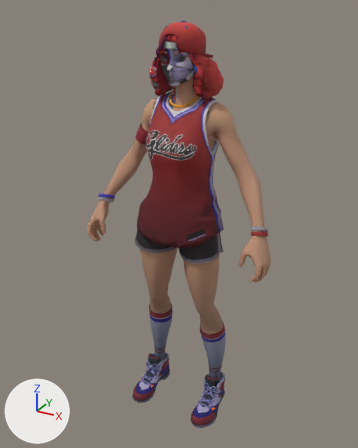
Two versions of the glTF model assets/imported/f_triplethreat_a.glb, one commit apart.
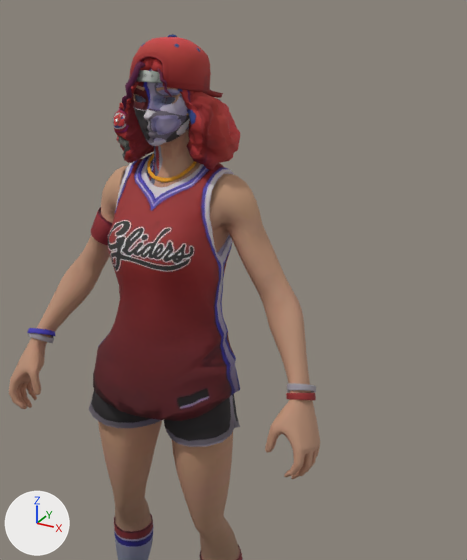
Each version is shown whole from a camera (50 mm lens) standing at (0.985, -1.815, 1.901) and looking at (-0.023, 0.017, 0.985), then close up on the part from 23% to 100% of the width and 0% to 74% of the height. Arrows for +X, +Y and +Z are at lower left; the lights stay in place. The last two pictures show the newer version. Where no turn or scale is listed for an object, it has been applied to the vertices. Vertices at exactly the same position are counted once.

Names of what the first close-up shows: 'F_MED_Street_Basketball_01_Export_LOD0.mo', 'F_MED_Street_Basketball_01_Export_LOD0.mo.002'.
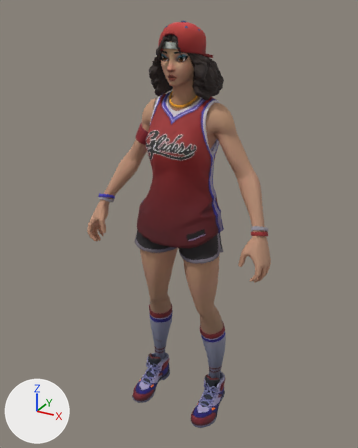
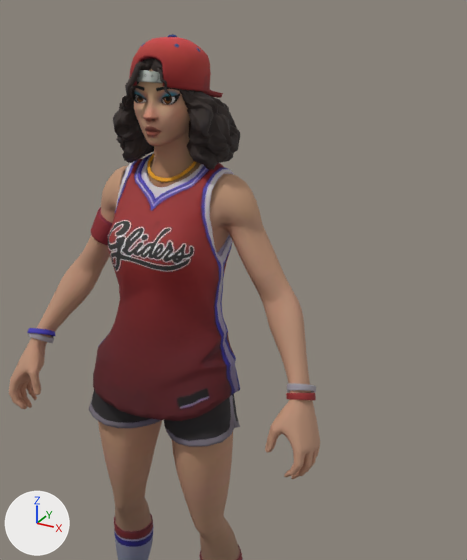
Changed parts and their boxes [x1, y1, x2, y2] in the close-ups (467 x 560 px):
part 1 of me_f_med_street_basketball_01_export_lod0_md, recoloured
    both: [133, 69, 201, 187]
part 2 of me_f_med_street_basketball_01_export_lod0_md_002, recoloured (red to black)
    both: [113, 58, 240, 170]

Diff of the bpy script that builds the scene:
```diff
--- a/assets/imported/f_triplethreat_a.glb.py
+++ b/assets/imported/f_triplethreat_a.glb.py
@@ img_runtime_hair_f_med_street_basketball_n_png_gl @@
+img_runtime_hair_f_med_street_basketball_n_png_gl = load_image('runtime_Hair_F_MED_Street_Basketball_n_png_gl', '_unpacked/runtime_Hair_F_MED_Street_Basketball_n_png_gl', 768, 768, 'Non-Color')
@@ img_runtime_hair_f_med_street_basketball_d_png @@
+img_runtime_hair_f_med_street_basketball_d_png = load_image('runtime_Hair_F_MED_Street_Basketball_d_png', '_unpacked/runtime_Hair_F_MED_Street_Basketball_d_png', 1024, 1024, 'sRGB')
@@ img_runtime_t_f_cobrablk_head_d_png_001 @@
+img_runtime_t_f_cobrablk_head_d_png_001 = load_image('runtime_T_F_CobraBlk_Head_D_png_001', '_unpacked/runtime_T_F_CobraBlk_Head_D_png_001', 1024, 512, 'sRGB')
@@ img_runtime_t_f_cobrablk_head_n_png_001_gl @@
+img_runtime_t_f_cobrablk_head_n_png_001_gl = load_image('runtime_T_F_CobraBlk_Head_N_png_001_gl', '_unpacked/runtime_T_F_CobraBlk_Head_N_png_001_gl', 768, 384, 'Non-Color')
@@ mat_f_med_streetbasketball_hair_portable_0 @@
+mat_f_med_streetbasketball_hair_portable_0 = bpy.data.materials.new('F_MED_StreetBasketball_hair_portable_0')
+# uses the picture img_runtime_hair_f_med_street_basketball_d_png
+# uses the picture img_runtime_hair_f_med_street_basketball_n_png_gl
@@ mat_f_med_cobrablk_head_portable_0 @@
+mat_f_med_cobrablk_head_portable_0 = bpy.data.materials.new('F_MED_CobraBlK_Head_portable_0')
+# uses the picture img_runtime_t_f_cobrablk_head_d_png_001
+# uses the picture img_runtime_t_f_cobrablk_head_n_png_001_gl
@@ me_f_med_street_basketball_01_export_lod0_md @@
 me_f_med_street_basketball_01_export_lod0_md.from_pydata(...)  # 8860 vertices, 17418 faces; spans x -0.45..0.45, y -0.15..0.17, z 0.0..1.82
 # used by ob_f_med_street_basketball_01_export_lod0_mo; location = (0.0, -0.018, 0.002)
+# me_f_med_street_basketball_01_export_lod0_md part 1: 5692 of the faces centred in x -0.08..0.08, y -0.09..0.11, z 1.51..1.82 switch from mat_f_med_streetbasketball_body_portable_0 to mat_f_med_cobrablk_head_portable_0
@@ me_f_med_street_basketball_01_export_lod0_md_002 @@
 me_f_med_street_basketball_01_export_lod0_md_002.from_pydata(...)  # 1898 vertices, 3748 faces; spans x -0.152..0.153, y -0.099..0.191, z 1.55..1.848
 # used by ob_f_med_street_basketball_01_export_lod0_mo_002; location = (0.0, -0.018, 0.002)
+# me_f_med_street_basketball_01_export_lod0_md_002 part 2: 2818 of the faces centred in x -0.151..0.152, y -0.096..0.187, z 1.551..1.83 switch from mat_f_med_streetbasketball_hat_portable_0 to mat_f_med_streetbasketball_hair_portable_0
```
